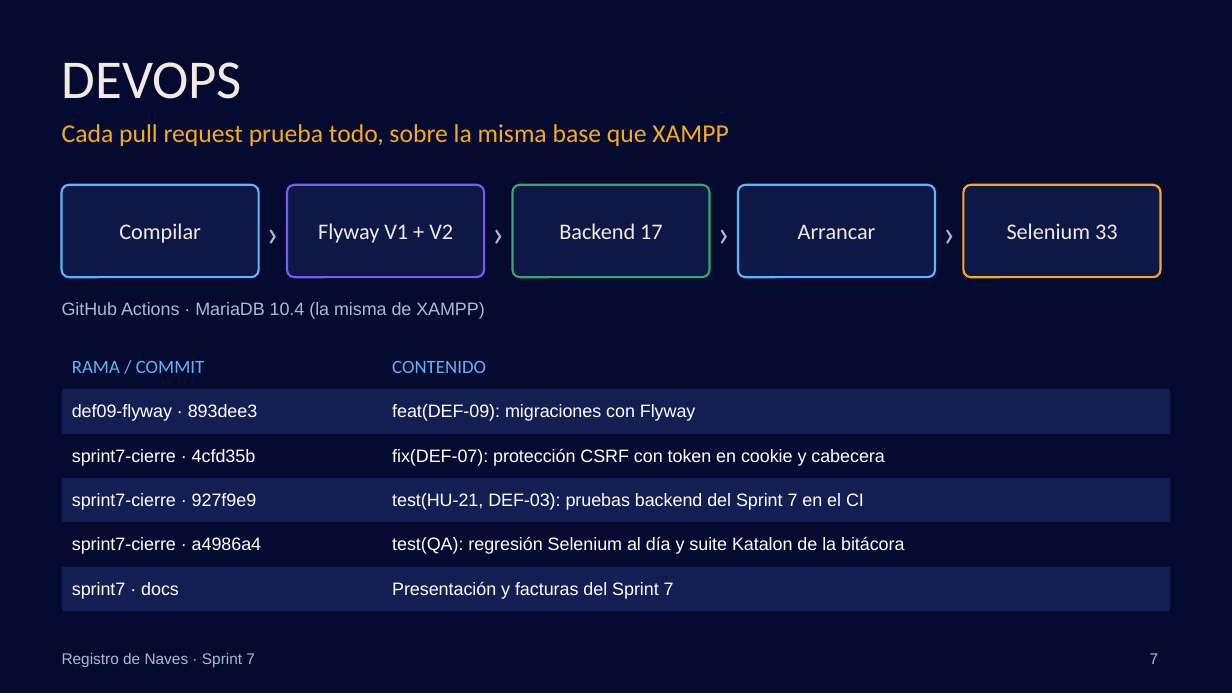
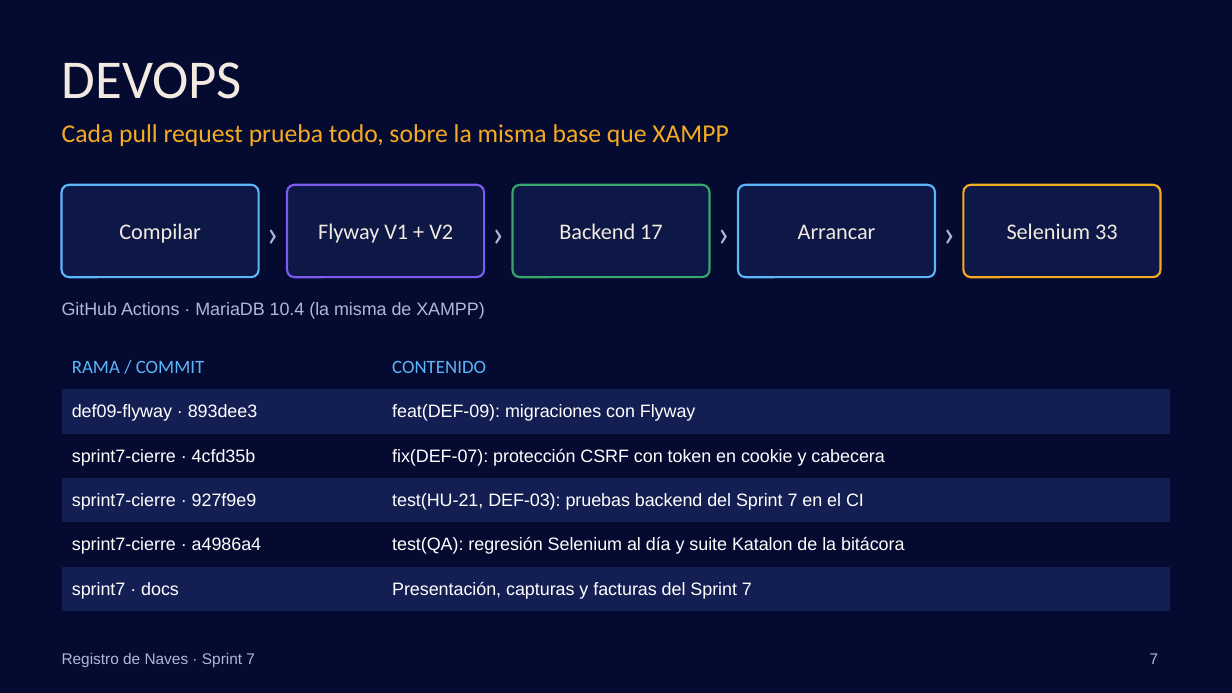
Before and after one commit to torres-martin/registro-maritimo-digital, a slide deck: slide 7 of docs/Sprint7-RegistroNaves.pptx. Drawn at 1232x693 pixels with LibreOffice and Linux fonts; fonts in the diff are those of the drawing; background and template pictures are left out. Boxes give left, top, right and bottom in pixels: in the first picture for what was removed or moved away, otherwise in the second. Text is boxed around its words. In the diff, an @@ line names an element or a change of style, - is before the commit and + after.

```diff
--- a/docs/Sprint7-RegistroNaves.pptx
+++ b/docs/Sprint7-RegistroNaves.pptx
@@ table at <box>62,345,1170,603</box> @@
-row 6, column 2: Presentación y facturas del Sprint 7
+row 6, column 2: Presentación, capturas y facturas del Sprint 7
```
Also in this commit, not shown: 5 other slides changed, 5 slides added, 3 other files.
